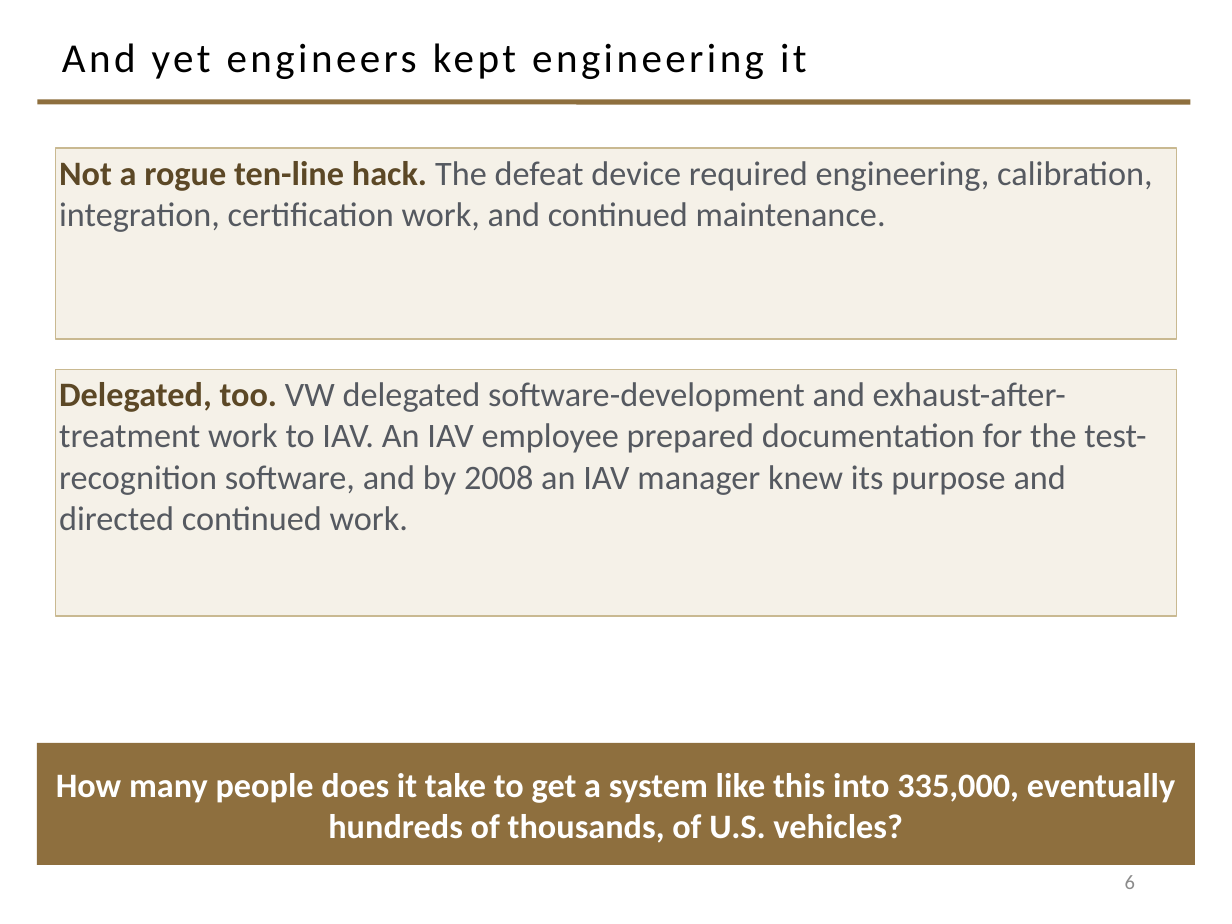
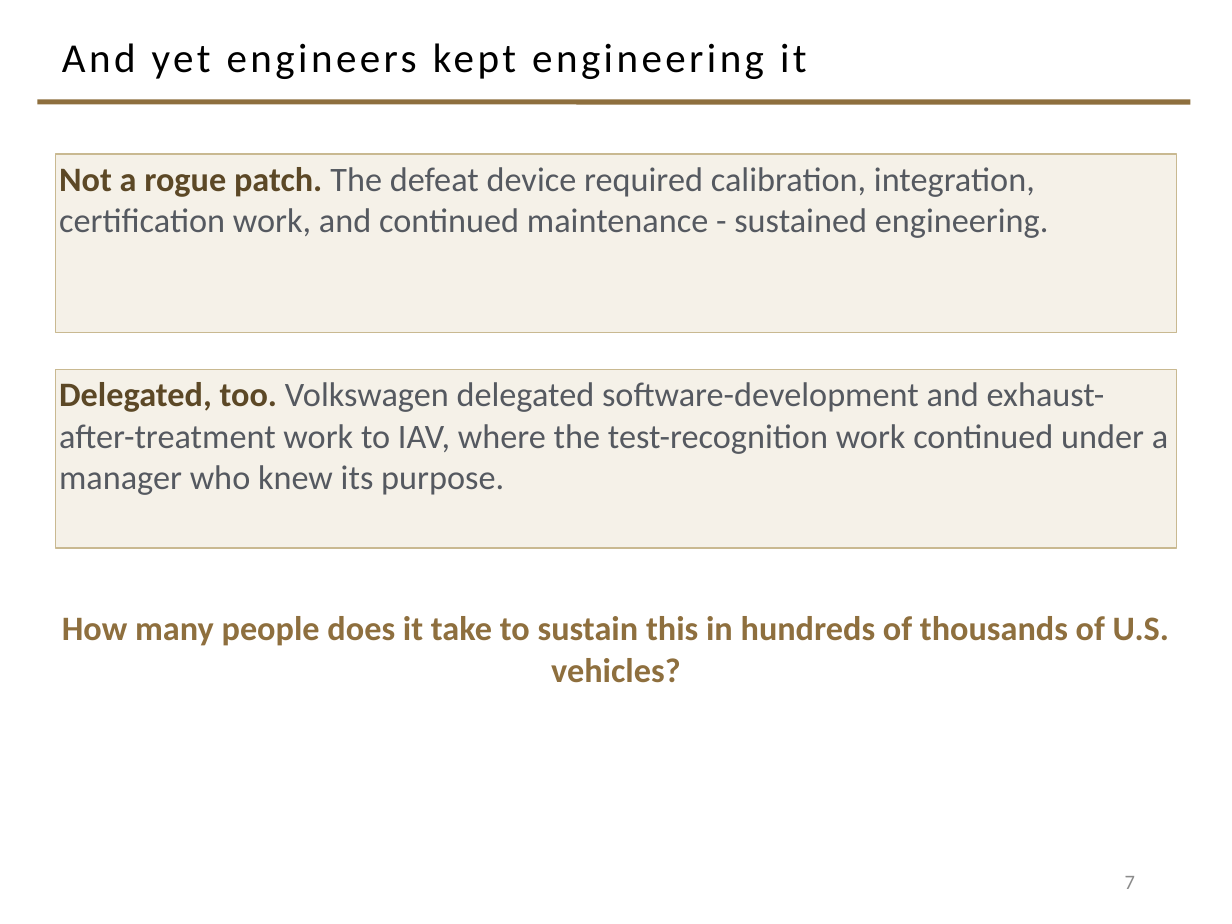
Before and after one commit to davisjam/model-based-agentic-software-engineering, a slide deck: slide 7 of course/lectures/act-2-delegation-and-control/04-failure-aware-engineering/2-4-Failure-Aware-Engineering.pptx (slide 6 before the commit). Drawn at 1232x924 pixels with LibreOffice and Linux fonts; fonts in the diff are those of the drawing; background and template pictures are left out. Boxes give left, top, right and bottom in pixels: in the first picture for what was removed or moved away, otherwise in the second. Text is boxed around its words. In the diff, an @@ line names an element or a change of style, - is before the commit and + after.

Commit message:
deck 2-4 opening: name VW early, add capability-before-misuse slide, sharpen defeat-device move
Slides 2-11: VW named on slide 2 with the ambition above the regulation; slide 3
becomes the objectives triangle; NEW slide 4 presents test recognition as a
capability (un-attributed, per sourcing caution); slide 5 outlines the branch as
DEFEAT DEVICE; 2007 reconsideration gets its chain; 2012 chain cleaned (ACTION
replaces ?????); 2014-15 simplified to a discovery chain. Deck 38 -> 39 slides;
slidenum caches refreshed.

```diff
--- a/course/lectures/act-2-delegation-and-control/04-failure-aware-engineering/2-4-Failure-Aware-Engineering.pptx
+++ b/course/lectures/act-2-delegation-and-control/04-failure-aware-engineering/2-4-Failure-Aware-Engineering.pptx
@@ rectangle "Not a rogue patch. The ..." resized from (x1=55, y1=148, x2=1177, y2=339) to (x1=55, y1=154, x2=1177, y2=333) @@
@@ text in rectangle at (x1=59, y1=167, x2=1049, y2=238): text changed @@
-Not a rogue ten-line hack. The defeat device required engineering, calibration, integration, certification work, and continued maintenance.
+Not a rogue patch. The defeat device required calibration, integration, certification work, and continued maintenance - sustained engineering.
@@ rectangle "Delegated, too. Volkswagen delegated software-development ..." resized from (x1=55, y1=370, x2=1177, y2=616) to (x1=55, y1=370, x2=1177, y2=548) @@
@@ text in rectangle at (x1=59, y1=382, x2=1168, y2=495): text changed @@
-Delegated, too. VW delegated software-development and exhaust-after-treatment work to IAV. An IAV employee prepared documentation for the test-recognition software, and by 2008 an IAV manager knew its purpose and directed continued work.
+Delegated, too. Volkswagen delegated software-development and exhaust-after-treatment work to IAV, where the test-recognition work continued under a manager who knew its purpose.
@@ text "How many people does it ..." moved from (x1=37, y1=743, x2=1195, y2=865) to (x1=62, y1=616, x2=1169, y2=683) @@
@@ text "How many people does it ..." at (x1=62, y1=616, x2=1169, y2=683): vertical alignment middle to top; fill #8E6F3E to none @@
@@ text at (x1=62, y1=616, x2=1169, y2=683): text changed; text colour #FFFFFF to #8E6F3E @@
-How many people does it take to get a system like this into 335,000, eventually hundreds of thousands, of U.S. vehicles?
+How many people does it take to sustain this in hundreds of thousands of U.S. vehicles?
@@ page number at (x1=1125, y1=876, x2=1135, y2=889): text changed @@
-6
+7
```
Also in this commit, not shown: 8 other slides changed, 1 slide added.
